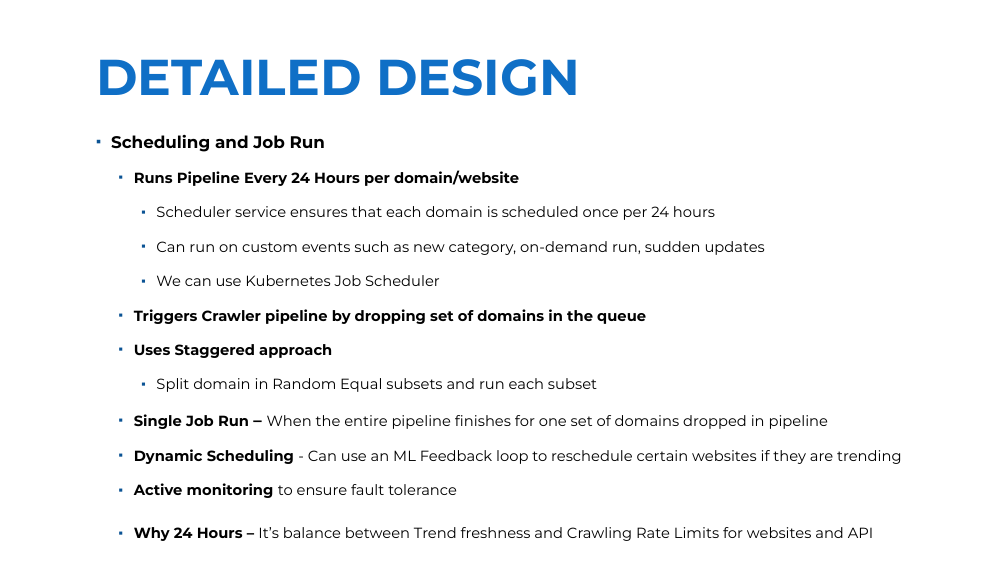
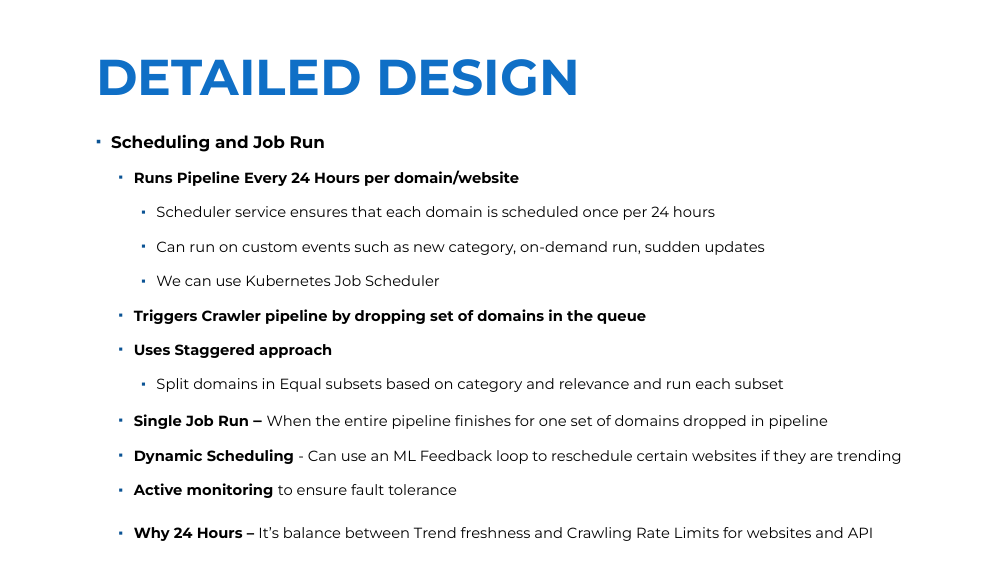
Before and after one commit to Braj-120/test-prep, a slide deck: slide 19 of Braj_Kishor_Intro_Achievements.pptx. Drawn at 1008x567 pixels with LibreOffice and Linux fonts; fonts in the diff are those of the drawing; background and template pictures are left out. Boxes give left, top, right and bottom in pixels: in the first picture for what was removed or moved away, otherwise in the second. Text is boxed around its words. In the diff, an @@ line names an element or a change of style, - is before the commit and + after.

```diff
--- a/Braj_Kishor_Intro_Achievements.pptx
+++ b/Braj_Kishor_Intro_Achievements.pptx
@@ text at (156, 378, 784, 392): text changed @@
-    ▪ Split domain in Random Equal subsets and run each subset
+    ▪ Split domains in Equal subsets based on category and relevance and run each subset
```
Also in this commit, not shown: 24 other slides changed.
